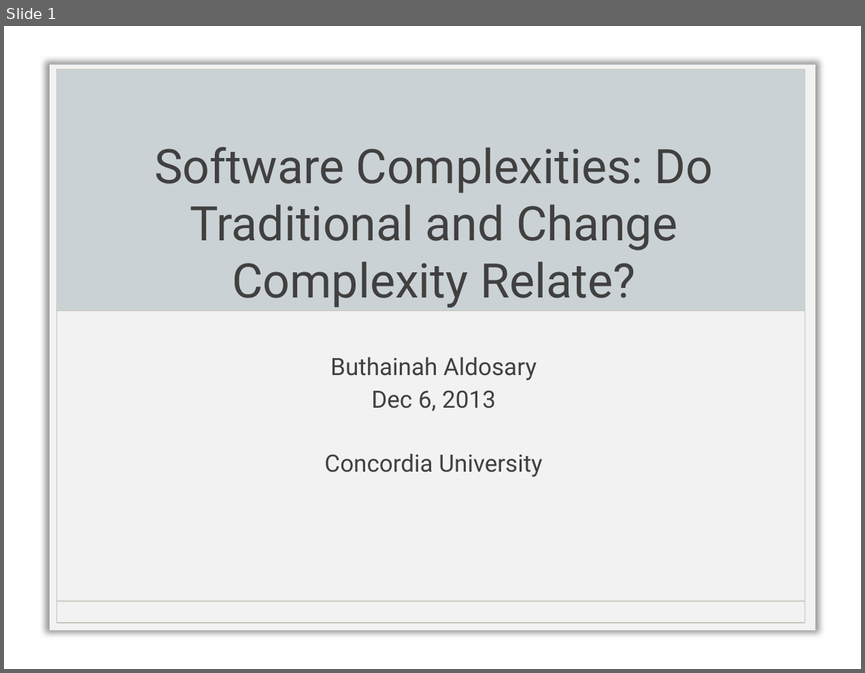
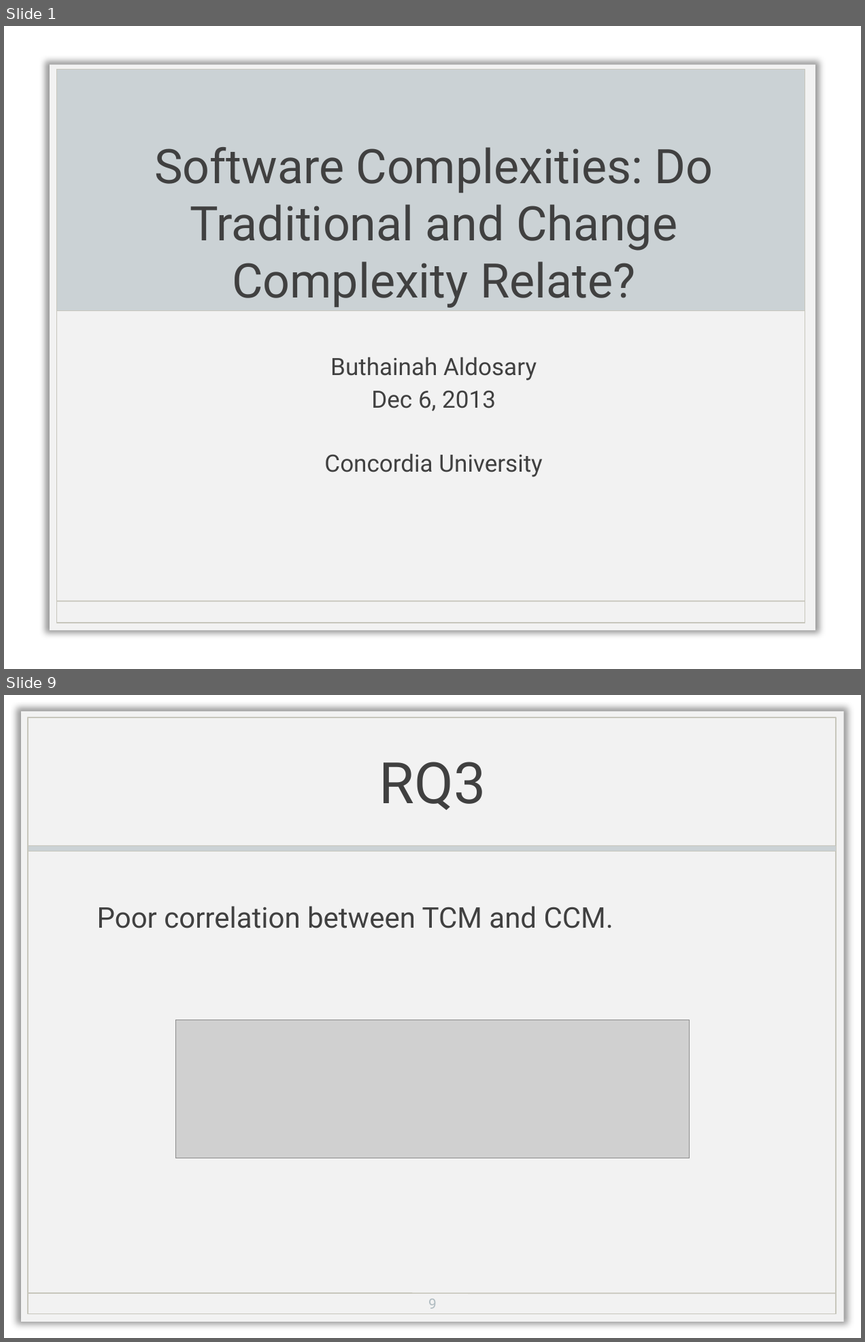
Before and after one commit to Sidharath/change_complexity, a slide deck: Complexity_Buthainah.pptx. Shown one above the other, each under a label of ours: slide 1 before the commit, slides 1 and 9 after it; the slides between them are not shown. The pictures are 865x673 and 865x1342 pixels, drawn with LibreOffice and Linux fonts; fonts in the diff are those of the drawing; grey boxes stand for pictures; background and template pictures are left out. Boxes give left, top, right and bottom in pixels: in the first picture for what was removed or moved away, otherwise in the second. Text is boxed around its words. In the diff, an @@ line names an element or a change of style, - is before the commit and + after.

```diff
--- a/Complexity_Buthainah.pptx
+++ b/Complexity_Buthainah.pptx
@@ slide 9 added at bbox=[4, 695, 861, 1338], background picture (left out) @@
@@ title added at bbox=[379, 762, 486, 810], 48 pt, text #404040 @@
+RQ3
@@ group added at bbox=[21, 711, 844, 1321]: 3 rectangles, 1 line @@
@@ text added at bbox=[97, 906, 613, 928], 24 pt, text #404040 @@
+Poor correlation between TCM and CCM.
@@ picture added at bbox=[175, 1020, 689, 1157] @@
@@ page number added at bbox=[428, 1298, 436, 1308], 12 pt, text #B0BCC1 @@
+9
```
Also in this commit, not shown: 1 slide changed, 12 other slides added, 5 slides removed, 1 other file.
